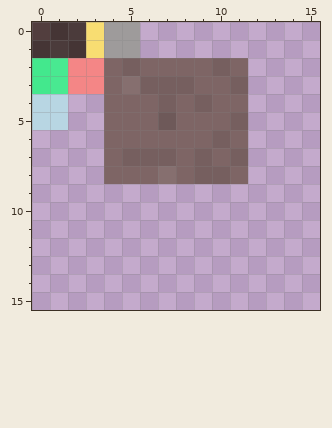
Edited in one commit: pixel-art sprite (src/main/resources/reassets/minecraft/textures/texture_main.png). Above, as it was before the edit.
The file is 16x16 pixels. Pixels under 10% opacity are left out. Colours within 5 levels of each other are drawn and written as one.
Once edited:
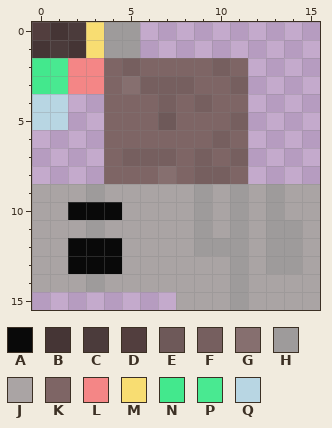
Palette (. is transparent): A #090909  B #453535  C #4b3b3b  D #523e3e  E #6e5959  F #765f5f  G #866f6f  H #9e9b9b  J #aaa4a4  K #7e6565  L #f48686  M #f8dd72  N #43e88d  P #49e991  Q #b8d6e3
What changed:
The author put colour A in row 10 at x 2 to 4; in rows 12 to 13 at x 2 to 4.
The author put colour H in row 9 at x 3, 9, 11 and 13; in row 10 at x 9, 11 and 13; in row 11 at x 3, 9, 11 and 13 to 14; in row 12 at x 9 to 11 and 13 to 14; in row 13 at x 11 and 13 to 14; in row 14 at x 3 and 11.
The author put colour H in row 15 at x 11.
The author put colour J in row 9 at x 0 to 2, 4 to 8, 10, 12 and 14 to 15; in row 10 at x 0 to 1, 5 to 8, 10, 12 and 14 to 15; in row 11 at x 0 to 2, 4 to 8, 10, 12 and 15; in row 12 at x 0 to 1, 5 to 8, 12 and 15; in row 13 at x 0 to 1, 5 to 10, 12 and 15; in row 14 at x 0 to 2, 4 to 10 and 12 to 15.
The author put colour J in row 15 at x 8 to 10 and 12 to 15.
Pixel boxes of the changes (left, top, right, bottom) in both pictures:
added: (32, 184, 320, 310)
